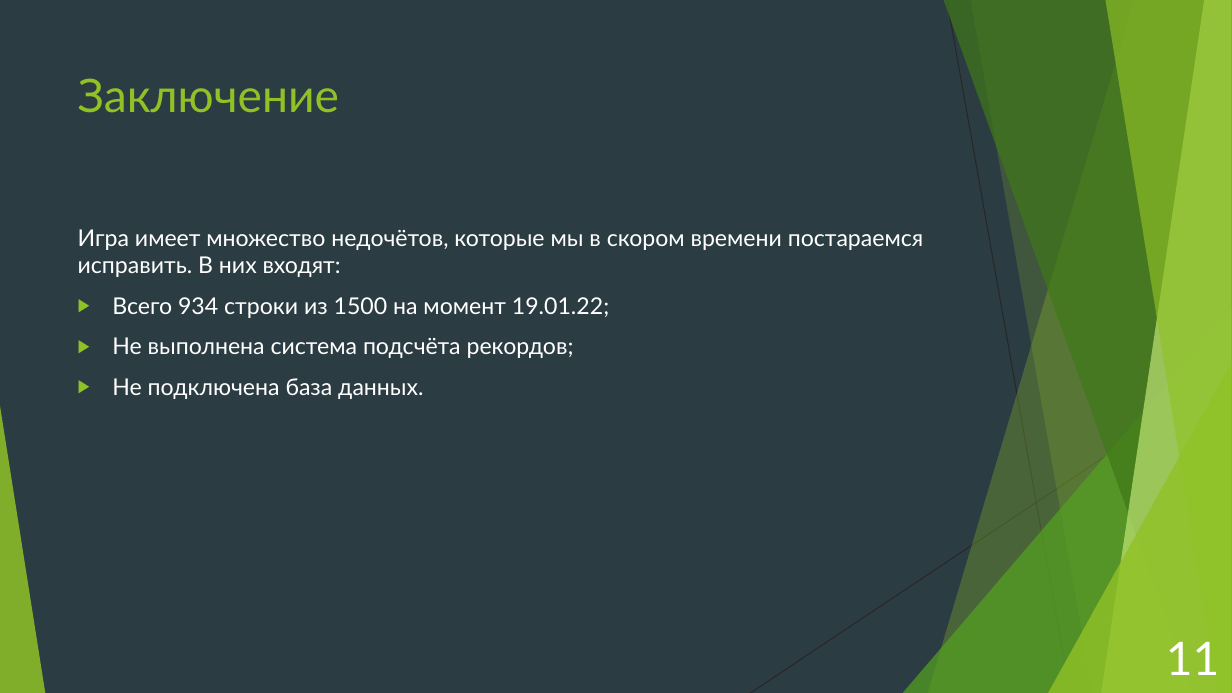
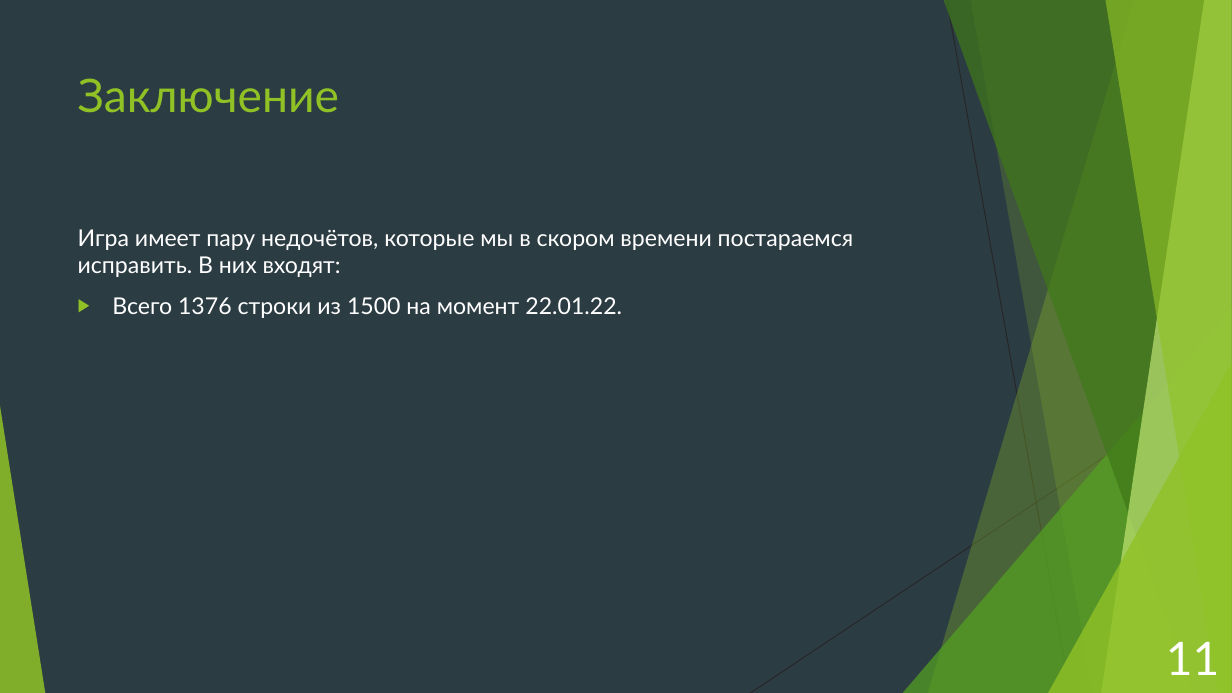
Before and after one commit to andrei-229/sokoban, a slide deck: slide 11 of Проект «Sokoban™».pptx. Drawn at 1232x693 pixels with LibreOffice and Linux fonts; fonts in the diff are those of the drawing. Boxes give left, top, right and bottom in pixels: in the first picture for what was removed or moved away, otherwise in the second. Text is boxed around its words. In the diff, an @@ line names an element or a change of style, - is before the commit and + after.

```diff
--- a/Проект «Sokoban™».pptx
+++ b/Проект «Sokoban™».pptx
@@ text at [78, 229, 853, 318]: text changed @@
-Игра имеет множество недочётов, которые мы в скором времени постараемся исправить. В них входят:
-▶ Всего 934 строки из 1500 на момент 19.01.22;
-▶ Не выполнена система подсчёта рекордов;
-▶ Не подключена база данных.
+Игра имеет пару недочётов, которые мы в скором времени постараемся исправить. В них входят:
+▶ Всего 1376 строки из 1500 на момент 22.01.22.
```
Also in this commit, not shown: 1 slide added, 1 slide removed.
